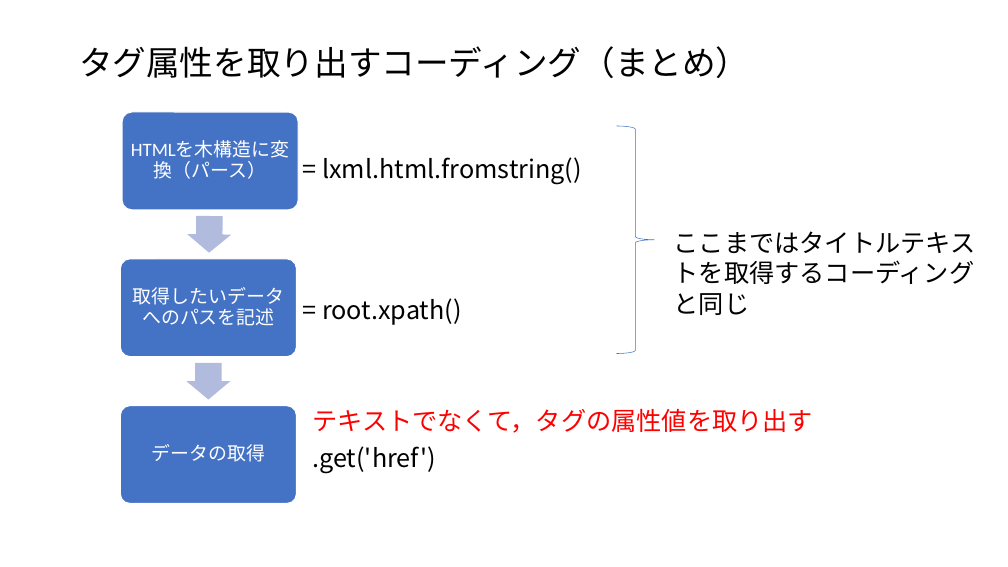
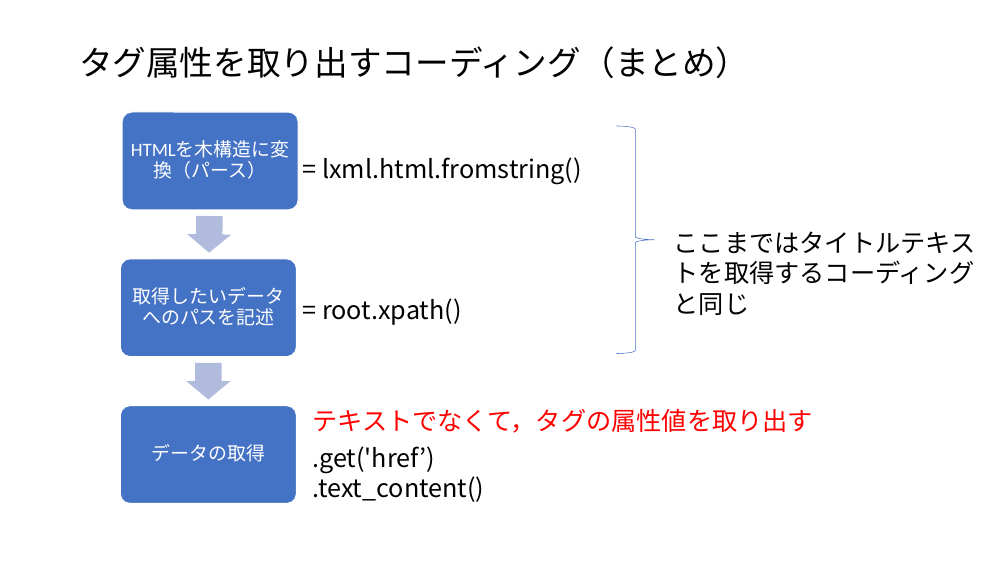
Before and after one commit to ueharaLab/bigdata4_scraper, a slide deck: slide 37 of bigdata4 scraper.pptx (slide 33 before the commit). Drawn at 1008x567 pixels with LibreOffice and Linux fonts; fonts in the diff are those of the drawing. Boxes give left, top, right and bottom in pixels: in the first picture for what was removed or moved away, otherwise in the second. Text is boxed around its words. In the diff, an @@ line names an element or a change of style, - is before the commit and + after.

```diff
--- a/bigdata4 scraper.pptx
+++ b/bigdata4 scraper.pptx
@@ text at (x1=312, y1=446, x2=484, y2=502): text changed @@
-.get('href')
+.get('href’)
+.text_content()
```
Also in this commit, not shown: 7 other slides changed, 4 slides added, 3 other files.
